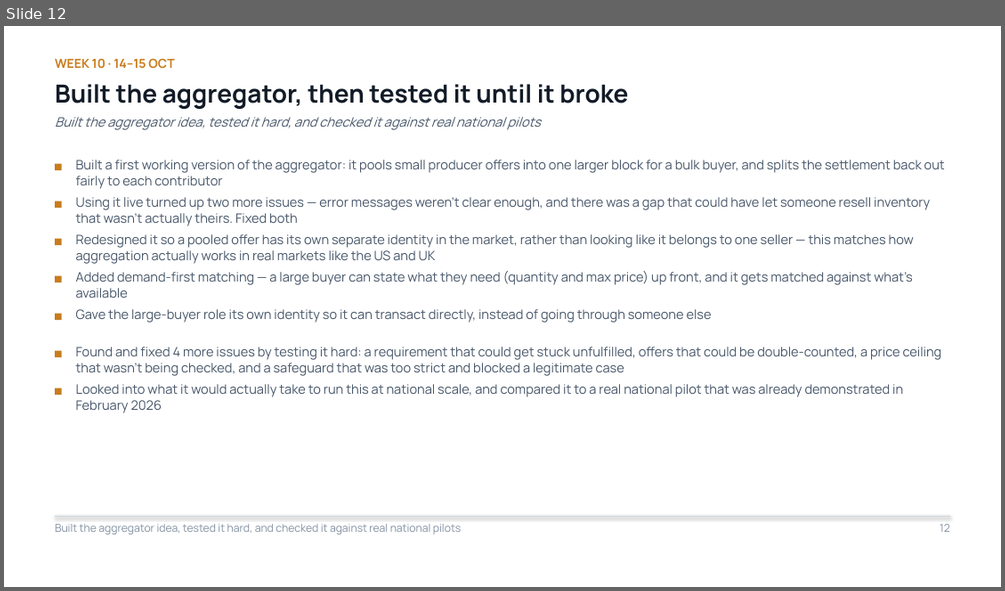
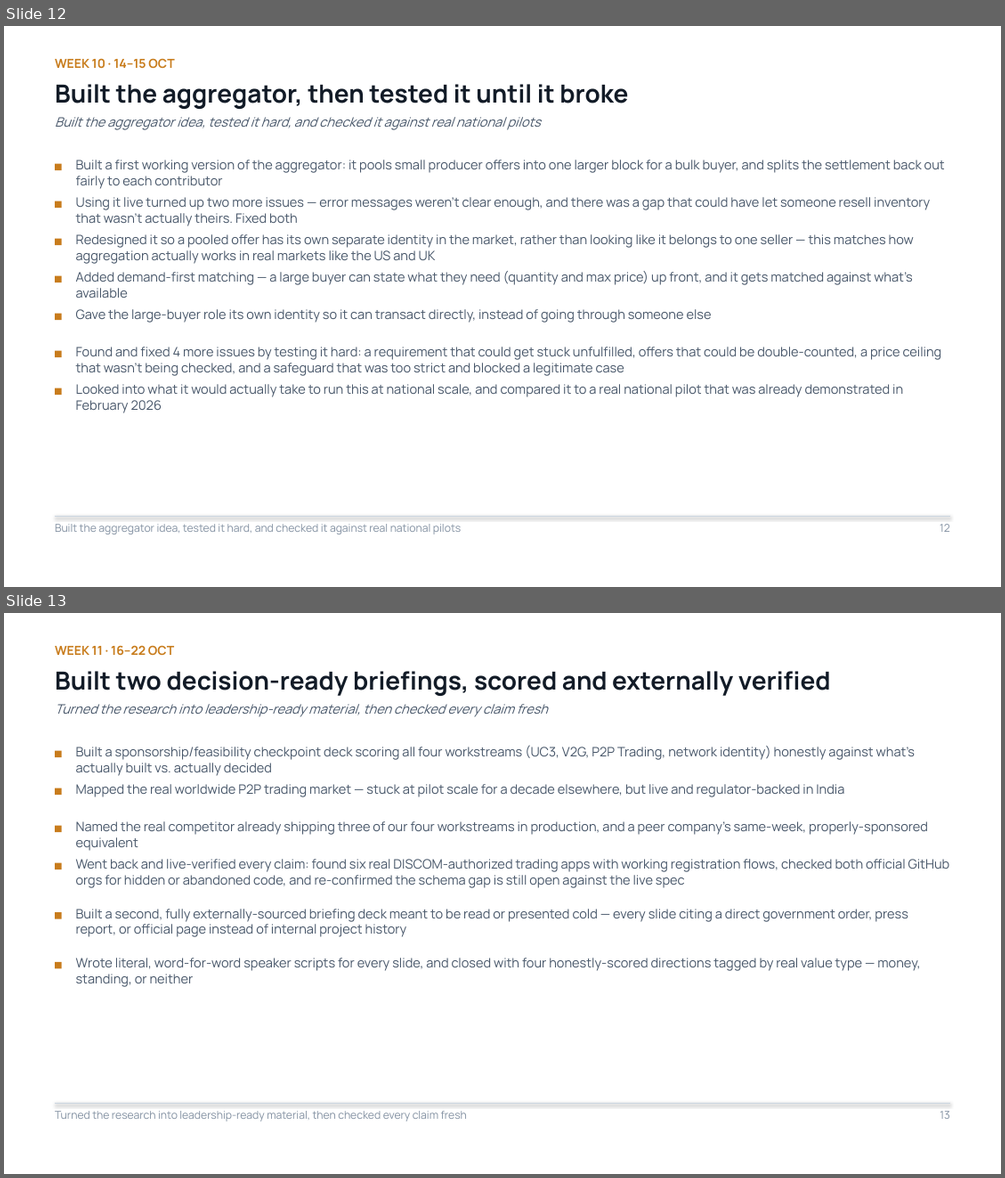
Before and after one commit to Sanjay-dev22/personal-deg, a slide deck: work-record/DEG-IES-Work-Record.pptx. Shown one above the other, each under a label of ours: slide 12 before the commit, slides 12 and 13 after it. The pictures are 1005x591 and 1005x1178 pixels, drawn with LibreOffice and Linux fonts; fonts in the diff are those of the drawing. Boxes give left, top, right and bottom in pixels: in the first picture for what was removed or moved away, otherwise in the second. Text is boxed around its words. In the diff, an @@ line names an element or a change of style, - is before the commit and + after.

```diff
--- a/work-record/DEG-IES-Work-Record.pptx
+++ b/work-record/DEG-IES-Work-Record.pptx
@@ slide 13 added at <box>4,613,1001,1174</box>, background #FFFFFF @@
@@ text added at <box>55,645,174,655</box>, 12 pt, text #C87C1C, bold @@
+WEEK 11 · 16–22 OCT
@@ text added at <box>55,671,831,696</box>, 24 pt, text #121B27, bold @@
+Built two decision-ready briefings, scored and externally verified
@@ text added at <box>55,704,548,717</box>, 12.5 pt, text #48576A, italic @@
+Turned the research into leadership-ready material, then checked every claim fresh
@@ text added at <box>76,745,914,776</box>, 12.5 pt, text #48576A @@
+Built a sponsorship/feasibility checkpoint deck scoring all four workstreams (UC3, V2G, P2P Trading, network identity) honestly against what's actually built vs. actually decided
@@ rectangle added at <box>55,751,62,757</box>, fill #C87C1C @@
@@ rectangle added at <box>55,788,62,795</box>, fill #C87C1C @@
@@ text added at <box>76,784,844,797</box>, 12.5 pt, text #48576A @@
+Mapped the real worldwide P2P trading market — stuck at pilot scale for a decade elsewhere, but live and regulator-backed in India
@@ rectangle added at <box>55,826,62,832</box>, fill #C87C1C @@
@@ text added at <box>76,821,928,851</box>, 12.5 pt, text #48576A @@
+Named the real competitor already shipping three of our four workstreams in production, and a peer company's same-week, properly-sponsored equivalent
@@ rectangle added at <box>55,863,62,869</box>, fill #C87C1C @@
@@ text added at <box>76,859,950,888</box>, 12.5 pt, text #48576A @@
+Went back and live-verified every claim: found six real DISCOM-authorized trading apps with working registration flows, checked both official GitHub orgs for hidden or abandoned code, and re-confirmed the schema gap is still open against the live spec
@@ rectangle added at <box>55,912,62,919</box>, fill #C87C1C @@
@@ text added at <box>76,908,908,937</box>, 12.5 pt, text #48576A @@
+Built a second, fully externally-sourced briefing deck meant to be read or presented cold — every slide citing a direct government order, press report, or official page instead of internal project history
@@ text added at <box>76,957,920,987</box>, 12.5 pt, text #48576A @@
+Wrote literal, word-for-word speaker scripts for every slide, and closed with four honestly-scored directions tagged by real value type — money, standing, or neither
@@ rectangle added at <box>55,962,62,968</box>, fill #C87C1C @@
@@ line added from (55, 1103) to (950, 1103), #CBD5E0 0.75 pt @@
@@ text added at <box>55,1111,467,1121</box>, 10.5 pt, text #8391A2 @@
+Turned the research into leadership-ready material, then checked every claim fresh
@@ text added at <box>939,1111,949,1119</box>, 10.5 pt, text #8391A2 @@
+13
```
Also in this commit, not shown: 2 slides changed, 1 other slide added.
